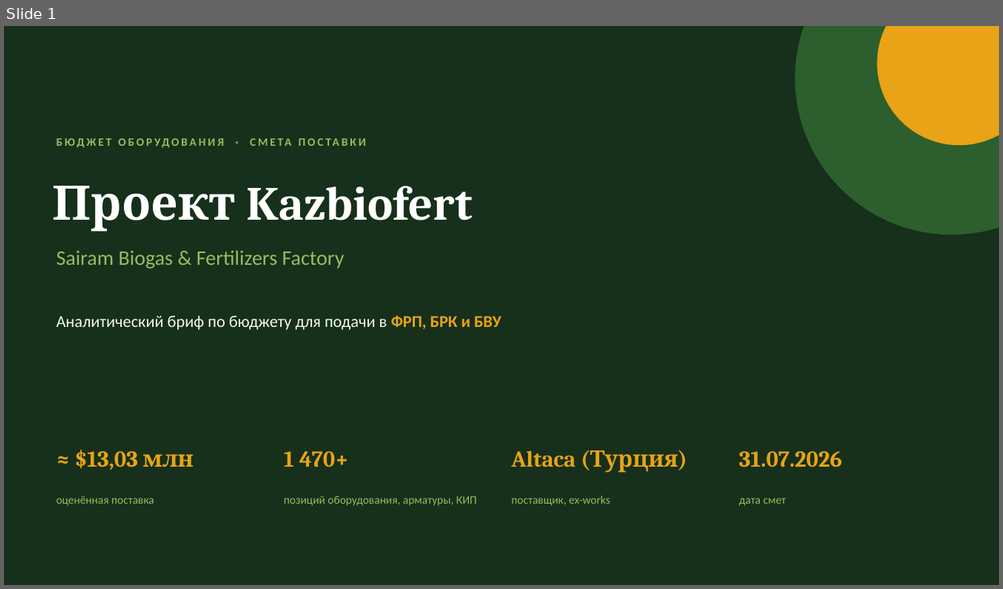
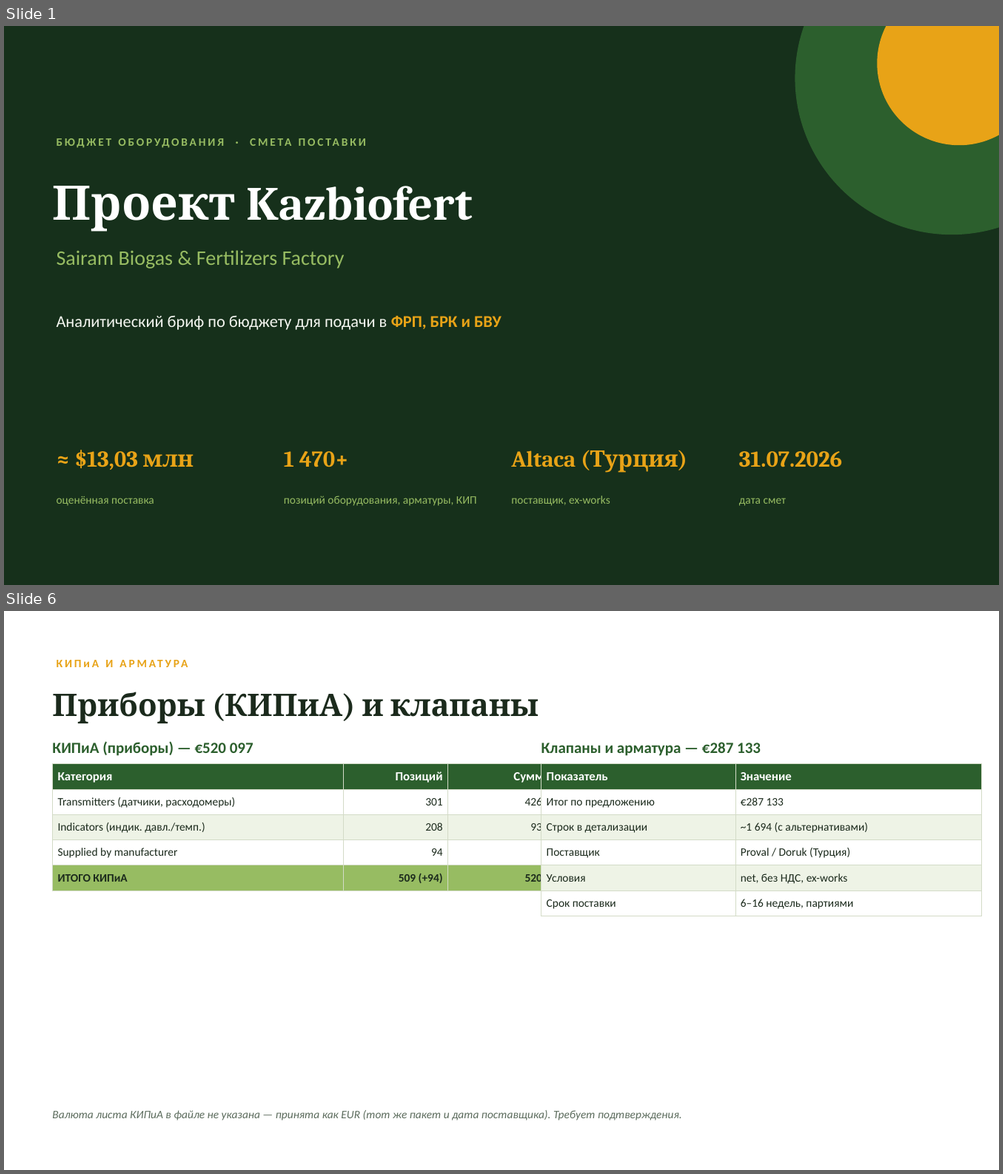
Before and after one commit to aoobakirov/board-presentation, a slide deck: Kazbiofert_Budget_Brief.pptx. Shown one above the other, each under a label of ours: slide 1 before the commit, slides 1 and 6 after it; the slides between them are not shown. The pictures are 1003x589 and 1003x1174 pixels, drawn with LibreOffice and Linux fonts; fonts in the diff are those of the drawing. Boxes give left, top, right and bottom in pixels: in the first picture for what was removed or moved away, otherwise in the second. Text is boxed around its words. In the diff, an @@ line names an element or a change of style, - is before the commit and + after.

```diff
--- a/Kazbiofert_Budget_Brief.pptx
+++ b/Kazbiofert_Budget_Brief.pptx
@@ slide 6 added at bbox=[4, 611, 999, 1170], background #FFFFFF @@
@@ text added at bbox=[65, 660, 72, 667], 11 pt, text #E8A317, bold @@
+КИПиА И АРМАТУРА
@@ text added at bbox=[52, 692, 538, 723], 30 pt, text #1B2A1C, bold @@
+Приборы (КИПиА) и клапаны
@@ text added at bbox=[52, 741, 253, 756], 15 pt, text #2C5F2D, bold @@
+КИПиА (приборы) — €520 097
@@ text added at bbox=[541, 742, 760, 756], 15 pt, text #2C5F2D, bold @@
+Клапаны и арматура — €287 133
@@ table added at bbox=[53, 764, 567, 888], 5 rows, 3 columns @@
+Категория | Позиций | Сумма, €
+Transmitters (датчики, расходомеры) | 301 | 426 643
+Indicators (индик. давл./темп.) | 208 | 93 454
+Supplied by manufacturer | 94 | —
+ИТОГО КИПиА | 509 (+94) | 520 097
@@ table added at bbox=[541, 764, 982, 912], 6 rows, 2 columns @@
+Показатель | Значение
+Итог по предложению | €287 133
+Строк в детализации | ~1 694 (с альтернативами)
+Поставщик | Proval / Doruk (Турция)
+Условия | net, без НДС, ex-works
+Срок поставки | 6–16 недель, партиями
@@ text added at bbox=[52, 1111, 682, 1121], 11 pt, text #5B6B5C, italic @@
+Валюта листа КИПиА в файле не указана — принята как EUR (тот же пакет и дата поставщика). Требует подтверждения.
```
Also in this commit, not shown: 4 slides changed, 3 other slides added, 1 other file.
